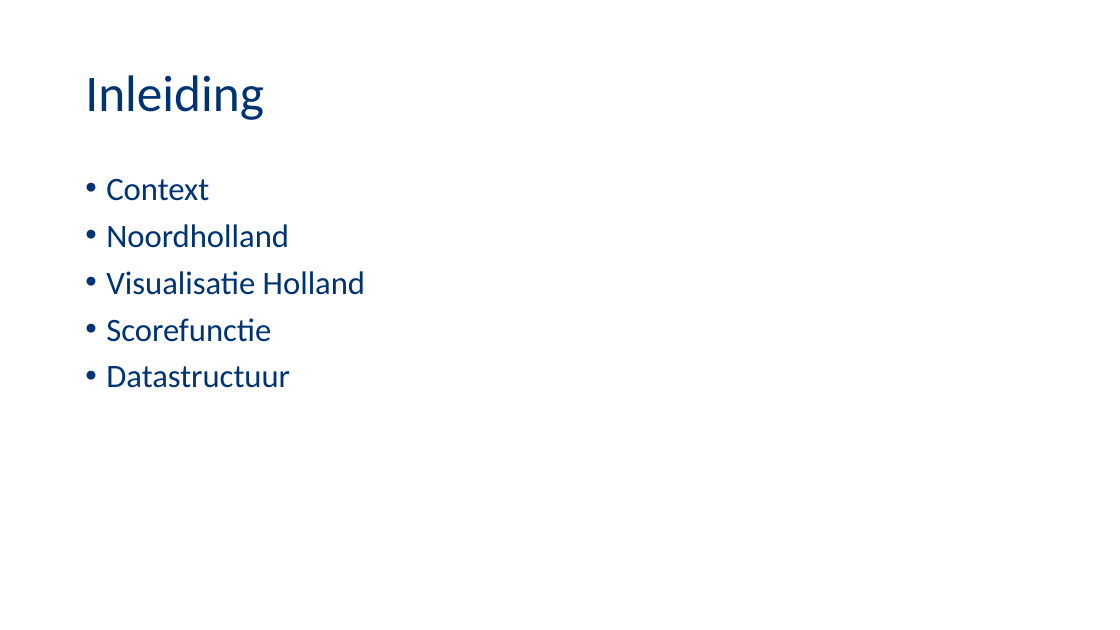
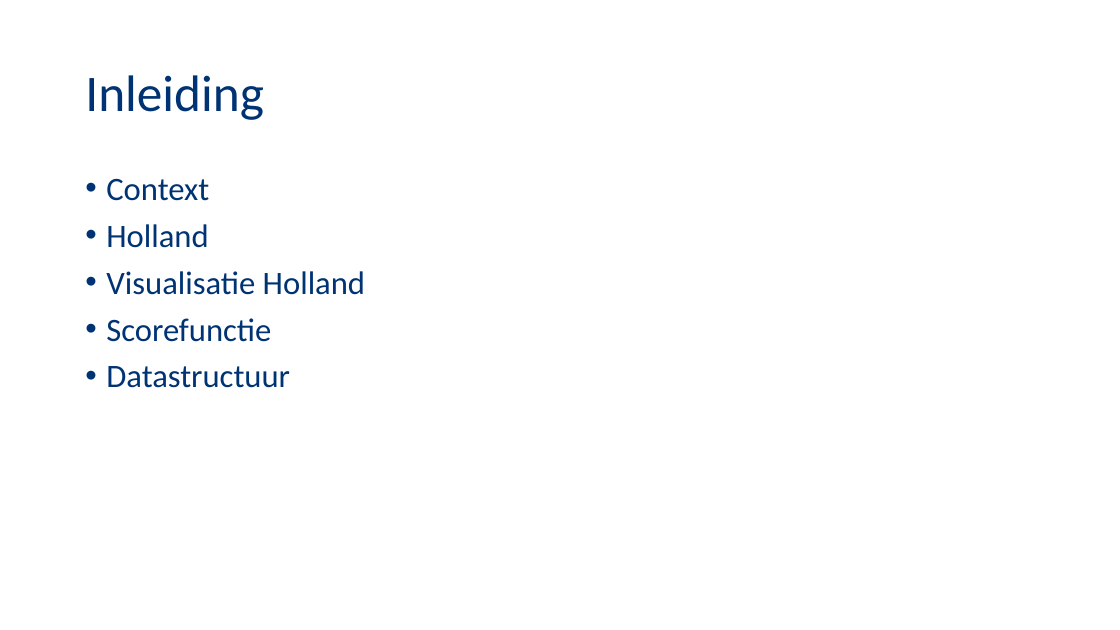
Before and after one commit to NegativeNancy/Team_Arjan, a slide deck: slide 2 of Presentaties/Presentatie1.pptx. Drawn at 1120x630 pixels with LibreOffice and Linux fonts; fonts in the diff are those of the drawing; background and template pictures are left out. Boxes give left, top, right and bottom in pixels: in the first picture for what was removed or moved away, otherwise in the second. Text is boxed around its words. In the diff, an @@ line names an element or a change of style, - is before the commit and + after.

```diff
--- a/Presentaties/Presentatie1.pptx
+++ b/Presentaties/Presentatie1.pptx
@@ text at box(106, 224, 208, 248): text changed @@
-• Noordholland
+• Holland
```
Also in this commit, not shown: 1 other slide changed, 1 slide added.
